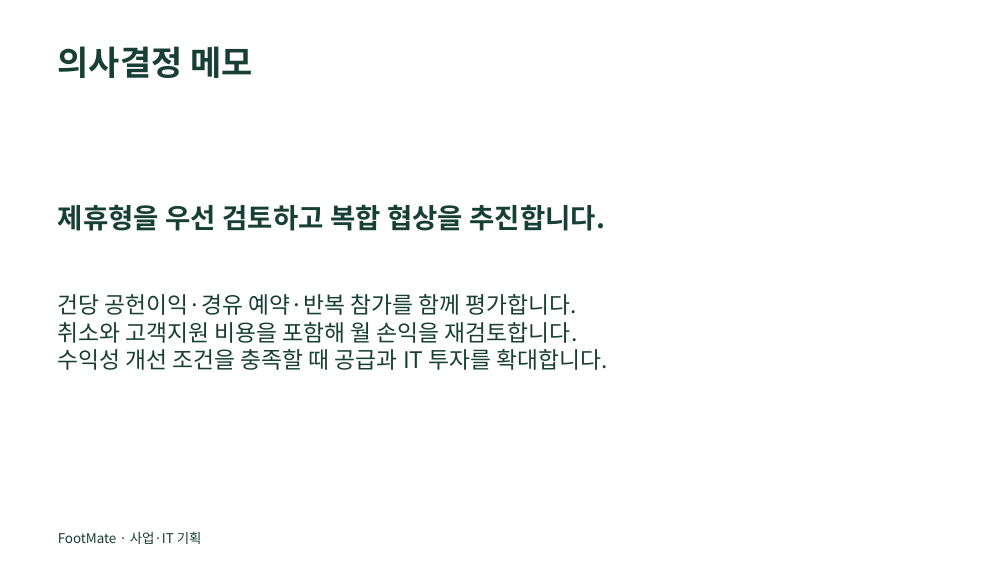
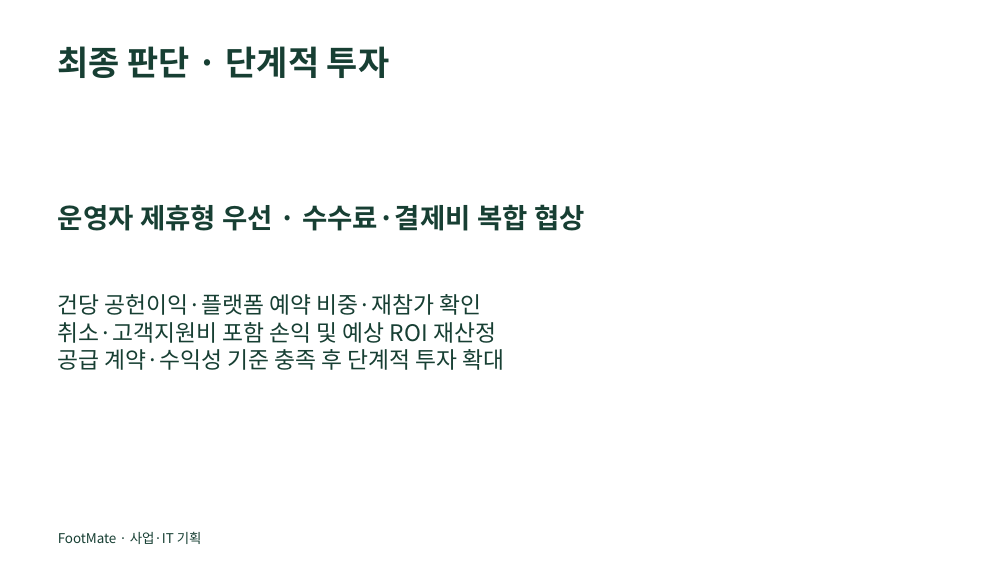
Before and after one commit to dohyunkimmm/footmate, a slide deck: slide 10 of src/case-study/downloads/footmate_report.pptx. Drawn at 1008x567 pixels with LibreOffice and Linux fonts; fonts in the diff are those of the drawing. Boxes give left, top, right and bottom in pixels: in the first picture for what was removed or moved away, otherwise in the second. Text is boxed around its words. In the diff, an @@ line names an element or a change of style, - is before the commit and + after.

```diff
--- a/src/case-study/downloads/footmate_report.pptx
+++ b/src/case-study/downloads/footmate_report.pptx
@@ text at <box>58,46,389,78</box>: text changed @@
-의사결정 메모
+최종 판단 · 단계적 투자
@@ text at <box>58,204,585,231</box>: text changed @@
-제휴형을 우선 검토하고 복합 협상을 추진합니다.
+운영자 제휴형 우선 · 수수료·결제비 복합 협상
@@ text at <box>58,294,505,370</box>: text changed @@
-건당 공헌이익·경유 예약·반복 참가를 함께 평가합니다.
-취소와 고객지원 비용을 포함해 월 손익을 재검토합니다.
-수익성 개선 조건을 충족할 때 공급과 IT 투자를 확대합니다.
+건당 공헌이익·플랫폼 예약 비중·재참가 확인
+취소·고객지원비 포함 손익 및 예상 ROI 재산정
+공급 계약·수익성 기준 충족 후 단계적 투자 확대
```
Also in this commit, not shown: 4 other files.
